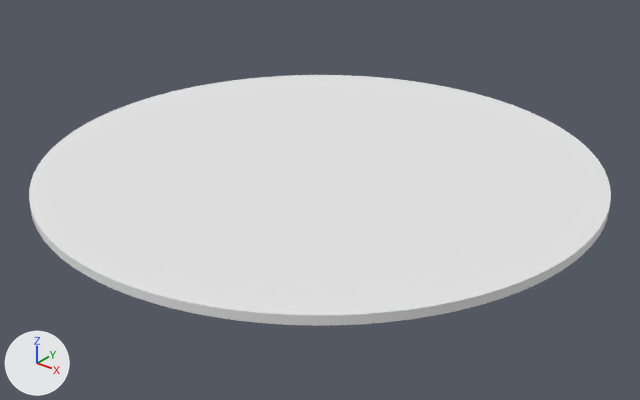
Two versions of the OBJ model Dystopian_Wars/DW_Model/Chest.obj, one commit apart.
Camera for both pictures: a 50 mm camera at (1.828, -2.285, 1.278) aimed at (0.034, -0.043, -0.113). The lights are fixed; the arrows at lower left show +X, +Y and +Z. Where no turn or scale is listed for an object, it has been applied to the vertices.

Script lines for the objects in view, before the commit:
```python
me_chest = bpy.data.meshes.new('Chest')
me_chest.from_pydata(...)  # a 96-sided cylinder along z spanning x -1.0..1.0, y -1.0..1.0, z -0.02..0.02
me_chest.materials.append(mat_frontcolor)  # white #e7e7e7
ob_chest = bpy.data.objects.new('Chest', me_chest)
ob_chest.location = (0.0, 0.0, 0.0)
```
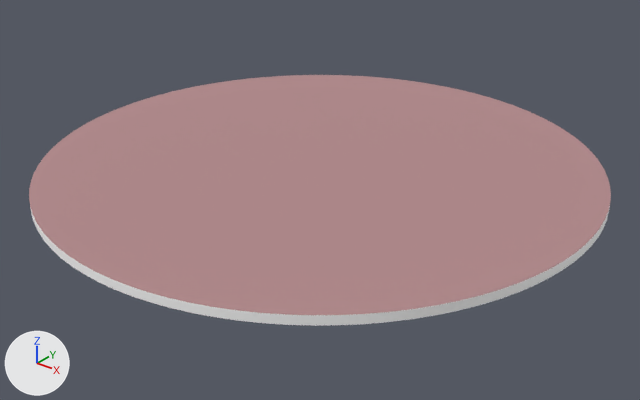
Location of each change, [x1, y1, x2, y2] in pixels of the pictures (640 x 400 px):
part 1 of me_chest, recoloured (white to brown)
    both: [29, 75, 611, 315]

Patch to the scene script:
```diff
--- a/Dystopian_Wars/DW_Model/Chest.obj.py
+++ b/Dystopian_Wars/DW_Model/Chest.obj.py
@@ mat_5 @@
+mat_5 = principled_material('_5')
+mat_5.base_color = (0.443, 0.251, 0.259)  # brown #b2898b
+mat_5.roughness = 1.0
@@ me_chest @@
 me_chest.from_pydata(...)  # 192 vertices, 380 faces; spans x -1.0..1.0, y -1.0..1.0, z -0.02..0.02
 # used by ob_chest; location = (0.0, 0.0, 0.0)
+# me_chest part 1: all 94 faces centred in x -1.0..1.0, y -0.33..0.33, z 0.02 switch from mat_frontcolor (white #e7e7e7) to mat_5 (brown #b2898b)
```
